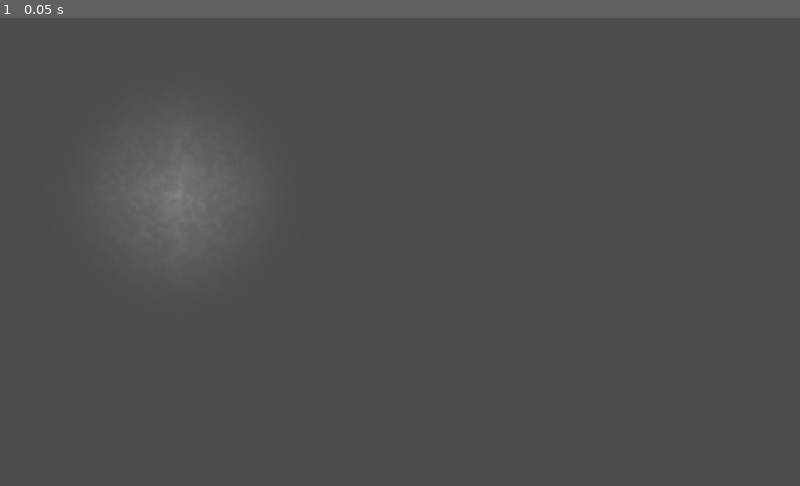
Above: before the commit, frame 1.
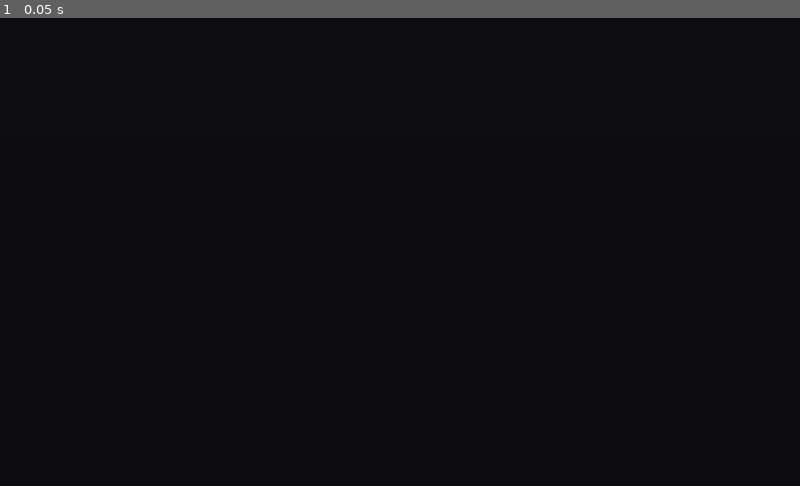
Above: after the commit, the same moment.

Repository: graydwarf/gc-shaders
Game: Godot game, scene res://examples.tscn
Same seed, same stepped clock (60 frames per second), same inputs: the game is played once before the commit and once after it.
Inputs:
- Up to frame 1 (0.05 s): no input

The runs differ from the first frame. In frame 1, 100% of the frame differs, in the area x 0-100%, y 0-100%.

Commit message:
Updating project structure

Diff:
--- a/examples.tscn
+++ b/examples.tscn
@@ -1,7 +1,26 @@
 [gd_scene load_steps=2 format=2]
 
-[ext_resource path="res://stranger-things.tscn" type="PackedScene" id=1]
+[ext_resource path="res://examples/stranger-things.tscn" type="PackedScene" id=1]
 
-[node name="Examples" type="Node2D"]
+[node name="Examples" type="PanelContainer"]
+self_modulate = Color( 0.223529, 0.223529, 0.223529, 1 )
+anchor_right = 1.0
+anchor_bottom = 1.0
+margin_left = -10.0
+margin_top = -10.0
+margin_right = 10.0
+margin_bottom = 10.0
+size_flags_horizontal = 3
+size_flags_vertical = 3
+__meta__ = {
+"_edit_use_anchors_": false
+}
 
 [node name="StrangerThings" parent="." instance=ExtResource( 1 )]
+visible = false
+anchor_right = 0.0
+anchor_bottom = 0.0
+margin_left = 7.0
+margin_top = 7.0
+margin_right = 1037.0
+margin_bottom = 613.0
--- a/stranger-things.tscn
+++ b/examples/stranger-things.tscn
@@ -2,8 +2,6 @@
 
 [ext_resource path="res://assets/smoke3.png" type="Texture" id=1]
 [ext_resource path="res://assets/color3.png" type="Texture" id=2]
-
-
 
 [sub_resource type="Shader" id=1]
 code = "shader_type canvas_item;
@@ -32,7 +30,15 @@
 shader_param/smokeColor = Color( 1, 1, 1, 1 )
 shader_param/noise_img = ExtResource( 2 )
 
-[node name="StrangerThings" type="Node2D"]
+[node name="StrangerThings" type="PanelContainer"]
+self_modulate = Color( 0.223529, 0.223529, 0.223529, 1 )
+anchor_right = 1.0
+anchor_bottom = 1.0
+size_flags_horizontal = 3
+size_flags_vertical = 3
+__meta__ = {
+"_edit_use_anchors_": false
+}
 
 [node name="icon" type="Sprite" parent="."]
 material = SubResource( 2 )
Not shown, changed: gc-shaders.pck
